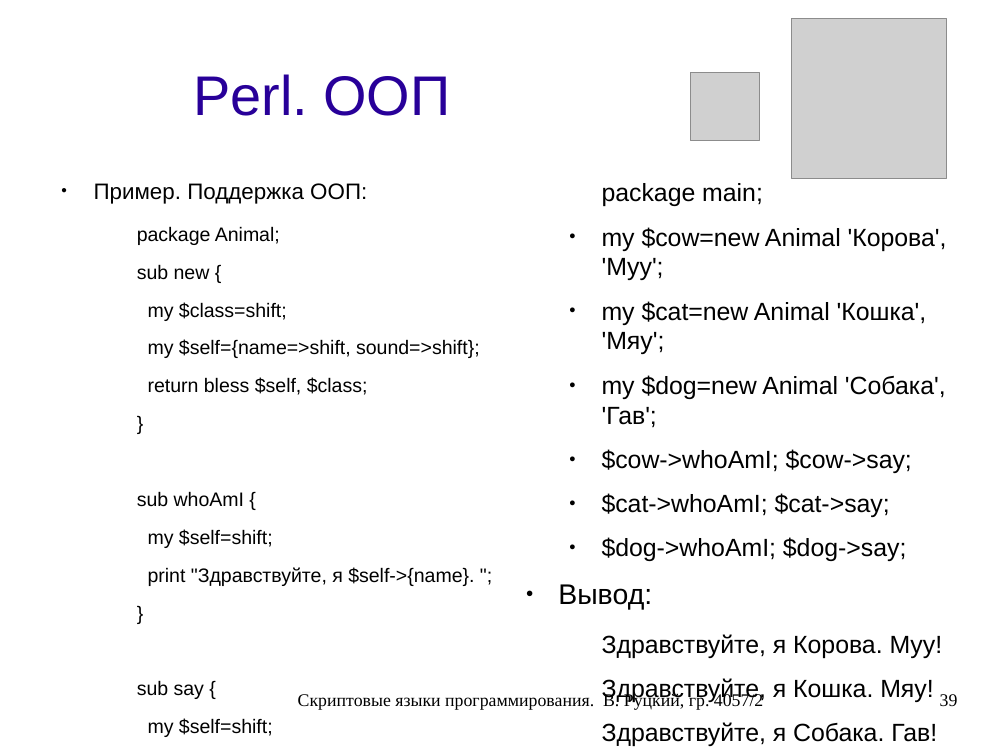
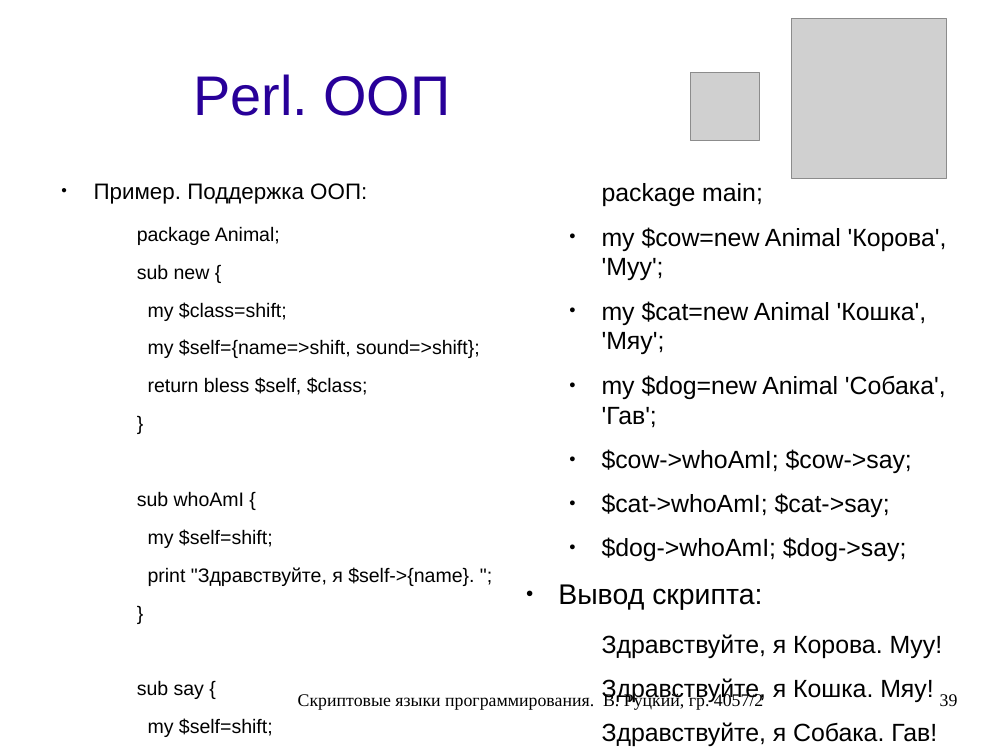
Before and after one commit to rutsky/semester07, a slide deck: slide 39 of Operation_systems/scripting_languages/40572_Rutsky_Scripting_languages.odp. Drawn at 1008x756 pixels with LibreOffice and Linux fonts; fonts in the diff are those of the drawing; grey boxes stand for pictures. Boxes give left, top, right and bottom in pixels: in the first picture for what was removed or moved away, otherwise in the second. Text is boxed around its words. In the diff, an @@ line names an element or a change of style, - is before the commit and + after.

```diff
--- a/Operation_systems/scripting_languages/40572_Rutsky_Scripting_languages.odp
+++ b/Operation_systems/scripting_languages/40572_Rutsky_Scripting_languages.odp
@@ text at (558, 584, 762, 610): text changed @@
-● Вывод:
+● Вывод скрипта:
```
Also in this commit, not shown: 9 other slides changed, 1 slide removed.
